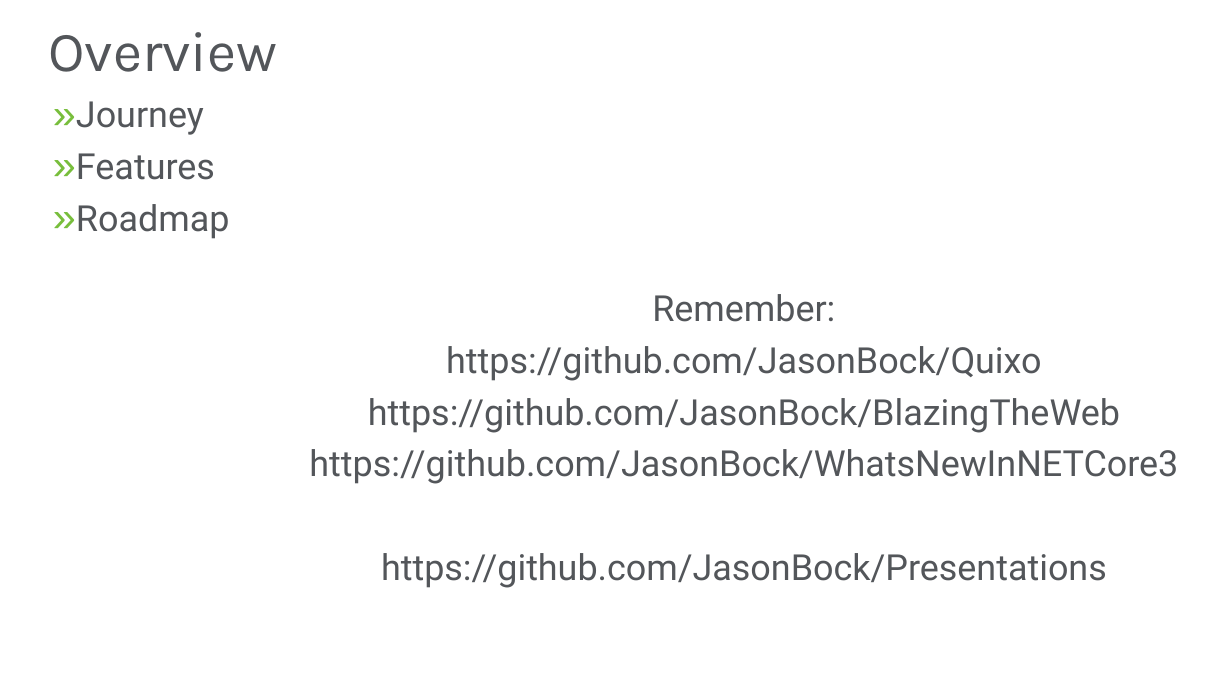
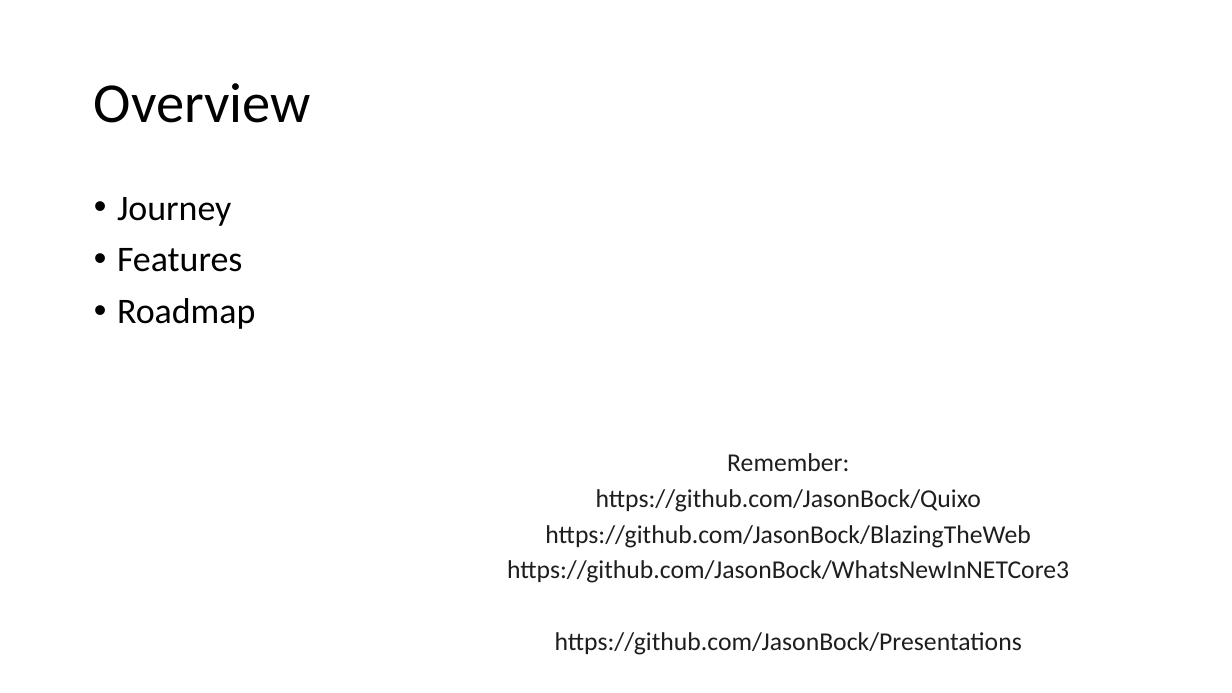
Before and after one commit to JasonBock/Presentations, a slide deck: slide 4 of What’s New in .NET Core 3.0.pptx. Drawn at 1232x693 pixels with LibreOffice and Linux fonts; fonts in the diff are those of the drawing; background and template pictures are left out. Boxes give left, top, right and bottom in pixels: in the first picture for what was removed or moved away, otherwise in the second. Text is boxed around its words. In the diff, an @@ line names an element or a change of style, - is before the commit and + after.

```diff
--- a/What’s New in .NET Core 3.0.pptx
+++ b/What’s New in .NET Core 3.0.pptx
@@ title "Overview": place and size @@
-title "Overview" at [48, 32, 277, 72]
+title "Overview" at [94, 83, 311, 123]
@@ title "Overview" at [94, 83, 311, 123]: font Karla to Calibri, text colour #53565A to #000000 @@
@@ text "Journey": place and size @@
-text "Journey" at [76, 101, 230, 239]
+text "Journey" at [117, 197, 255, 329]
@@ text "Journey" at [117, 197, 255, 329]: font Roboto to Calibri, text colour #53565A to #000000; bullet » to • @@
@@ text "Remember:": place and size @@
-text "Remember:" at [309, 294, 1178, 588]
+text "Remember:" at [507, 453, 1069, 655]
@@ text "Remember:" at [507, 453, 1069, 655]: size 28 to 20 pt, font Roboto to Calibri, text colour #53565A to #1E1E1E; line spacing 0.9 to 1; less space between paragraphs @@
```
Also in this commit, not shown: 33 other slides changed, 1 slide added, 1 slide removed.
